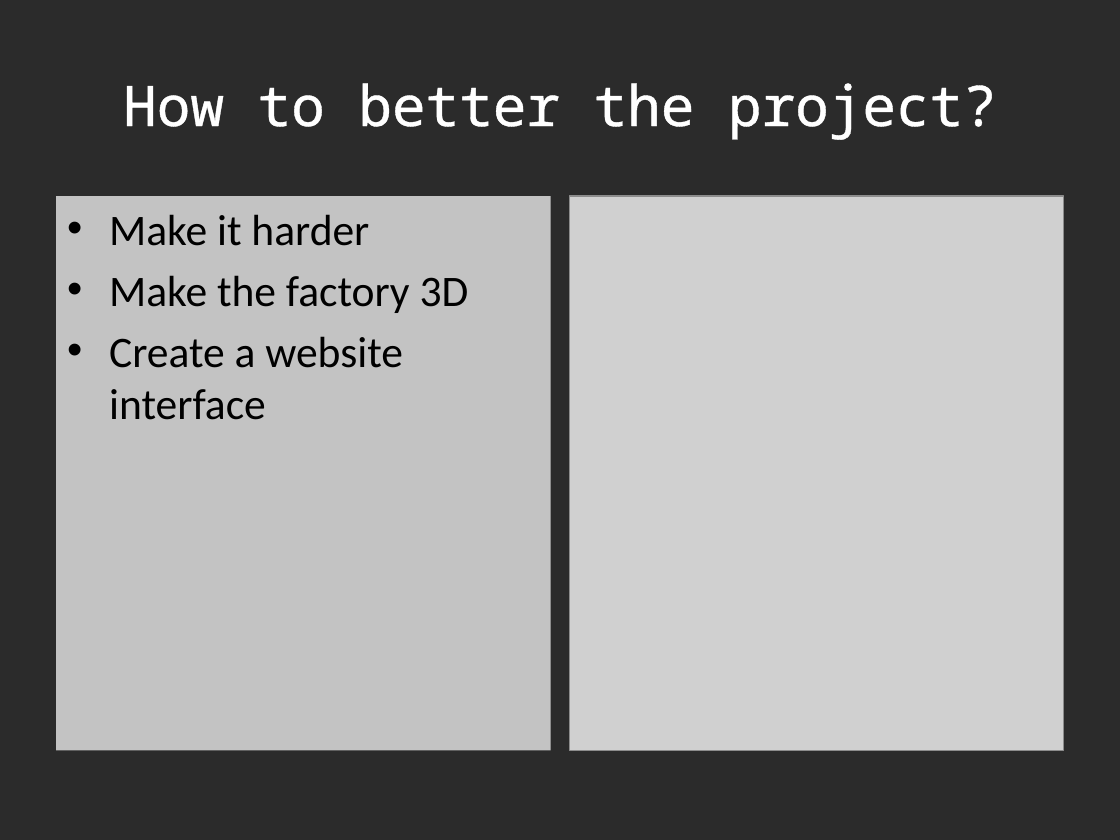
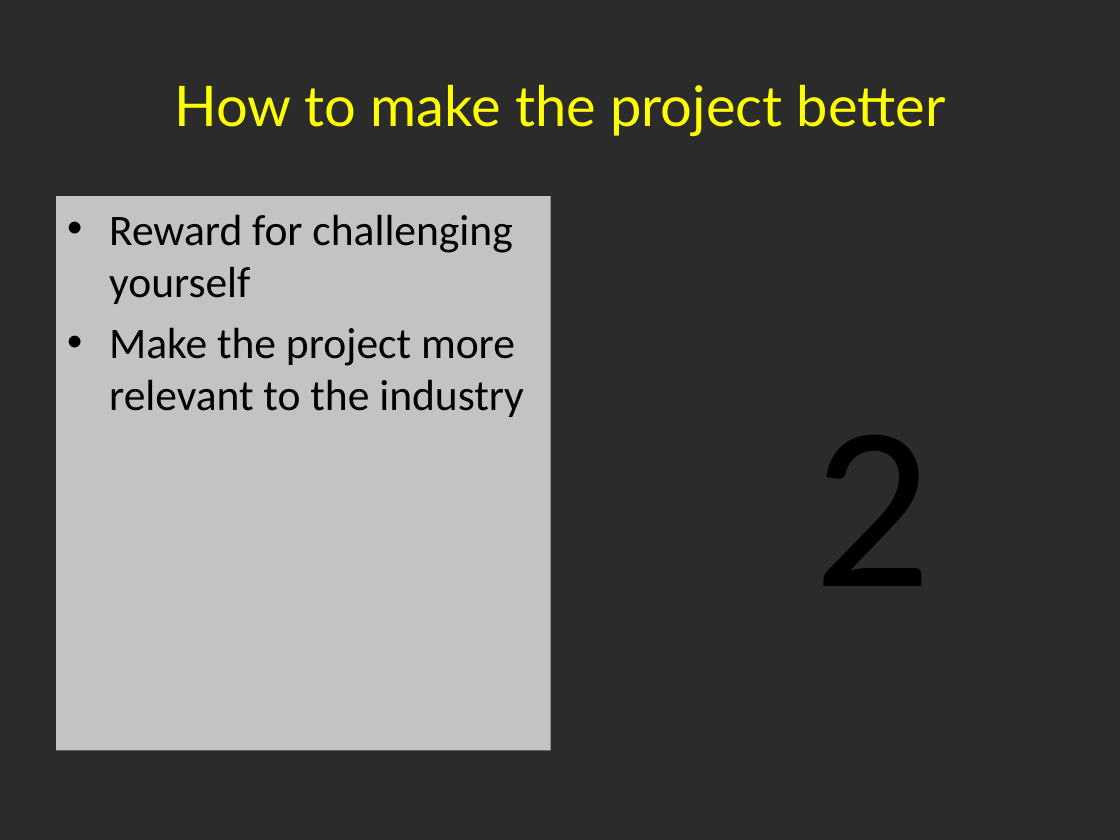
Before and after one commit to shalynnho/pokemonfactory, a slide deck: slide 7 of FactoryPresentation.pptx. Drawn at 1120x840 pixels with LibreOffice and Linux fonts; fonts in the diff are those of the drawing; grey boxes stand for pictures; background and template pictures are left out; a plain dark background stands for a picture behind light text. Boxes give left, top, right and bottom in pixels: in the first picture for what was removed or moved away, otherwise in the second. Text is boxed around its words. In the diff, an @@ line names an element or a change of style, - is before the commit and + after.

```diff
--- a/FactoryPresentation.pptx
+++ b/FactoryPresentation.pptx
@@ title at box(174, 84, 946, 136): text changed; font Noto Sans Mono to Lato; text colour #FFFFFF to #FFFF00 @@
-How to better the project?
+How to make the project better
@@ picture removed at box(569, 196, 1064, 750) @@
@@ text at box(109, 214, 524, 417): text changed @@
-• Make it harder
-• Make the factory 3D
-• Create a website interface
+• Reward for challenging yourself
+• Make the project more relevant to the industry
@@ text added at box(813, 435, 931, 586), 150 pt, text #000000 @@
+2
```
Also in this commit, not shown: 4 other slides changed, 3 slides added, 3 slides removed.
